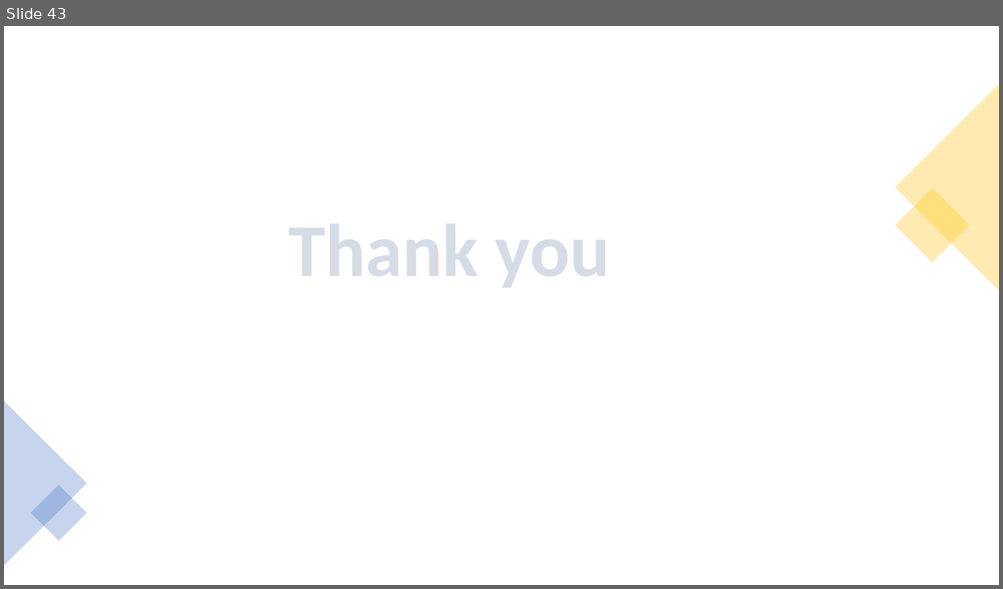
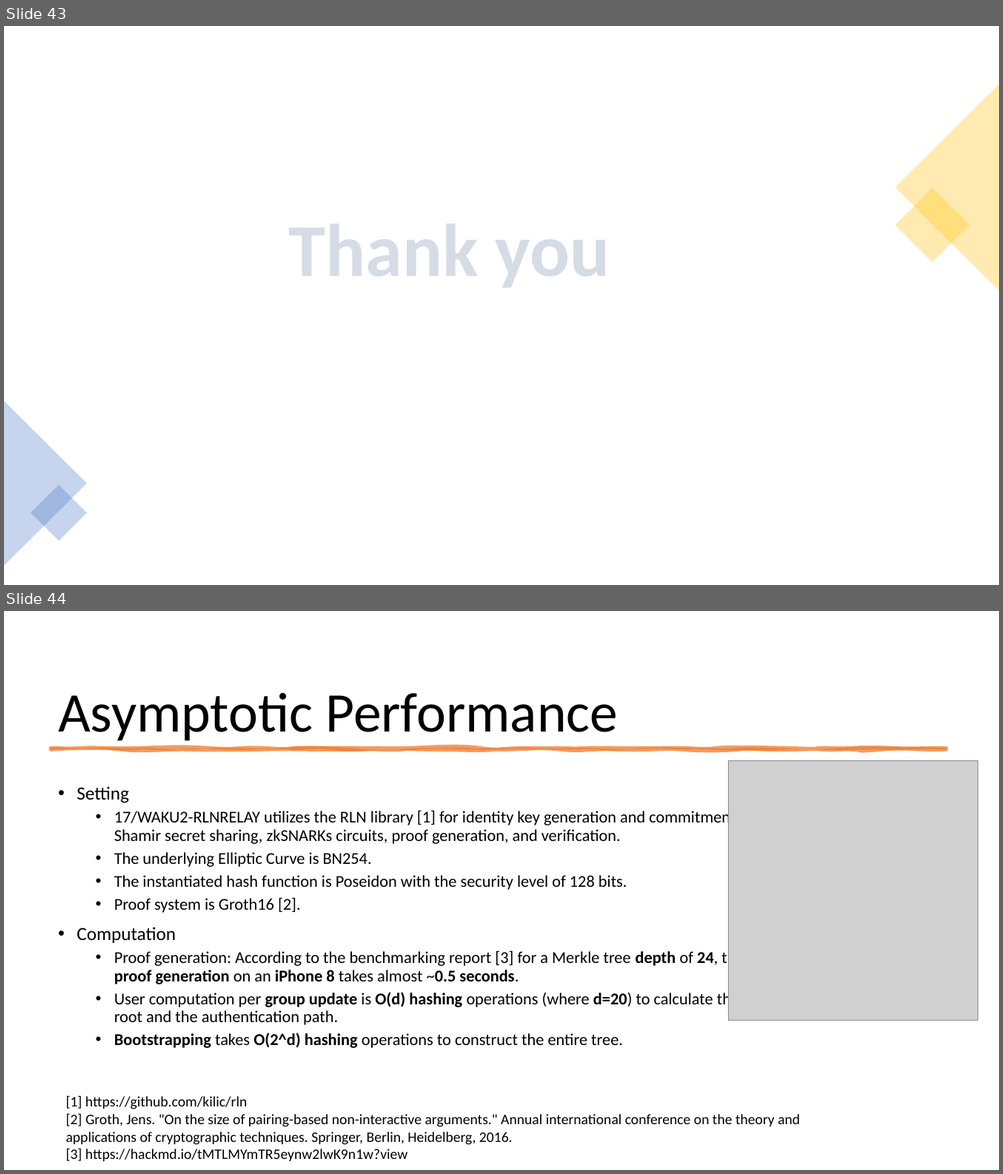
Before and after one commit to vacp2p/research, a slide deck: rln-research/presentations/11-2021-Tokenmics-Waku-rln-relay.pptx. Shown one above the other, each under a label of ours: slide 43 before the commit, slides 43 and 44 after it. The pictures are 1003x589 and 1003x1174 pixels, drawn with LibreOffice and Linux fonts; fonts in the diff are those of the drawing; grey boxes stand for pictures. Boxes give left, top, right and bottom in pixels: in the first picture for what was removed or moved away, otherwise in the second. Text is boxed around its words. In the diff, an @@ line names an element or a change of style, - is before the commit and + after.

Commit message:
adds backup slides for performance and rln-rely settings

```diff
--- a/rln-research/presentations/11-2021-Tokenmics-Waku-rln-relay.pptx
+++ b/rln-research/presentations/11-2021-Tokenmics-Waku-rln-relay.pptx
@@ slide 44 added at box(4, 611, 999, 1170), background #FFFFFF @@
@@ title added at box(58, 692, 617, 741), 54 pt, text #000000 @@
+Asymptotic Performance
@@ freeform shape added at box(51, 749, 946, 750), fill #ED7D31 at 75% opacity, outline #ED7D31 3.5 pt @@
@@ picture added at box(728, 761, 978, 1020) @@
@@ text added at box(77, 786, 743, 1048), 16 pt, text #000000 @@
+• Setting
+  • 17/WAKU2-RLNRELAY utilizes the RLN library [1] for identity key generation and commitment, Shamir secret sharing, zkSNARKs circuits, proof generation, and verification.
+  • The underlying Elliptic Curve is BN254.
+  • The instantiated hash function is Poseidon with the security level of 128 bits.
+  • Proof system is Groth16 [2].
+• Computation
+  • Proof generation: According to the benchmarking report [3] for a Merkle tree depth of 24, the proof generation on an iPhone 8 takes almost ~0.5 seconds.
+  • User computation per group update is O(d) hashing operations (where d=20) to calculate the tree root and the authentication path.
+  • Bootstrapping takes O(2^d) hashing operations to construct the entire tree.
@@ text added at box(66, 1096, 800, 1162), 14 pt, text #000000 @@
+[1] https://github.com/kilic/rln
+[2] Groth, Jens. "On the size of pairing-based non-interactive arguments." Annual international conference on the theory and applications of cryptographic techniques. Springer, Berlin, Heidelberg, 2016.
+[3] https://hackmd.io/tMTLMYmTR5eynw2lwK9n1w?view
```
Also in this commit, not shown: 3 slides changed.
